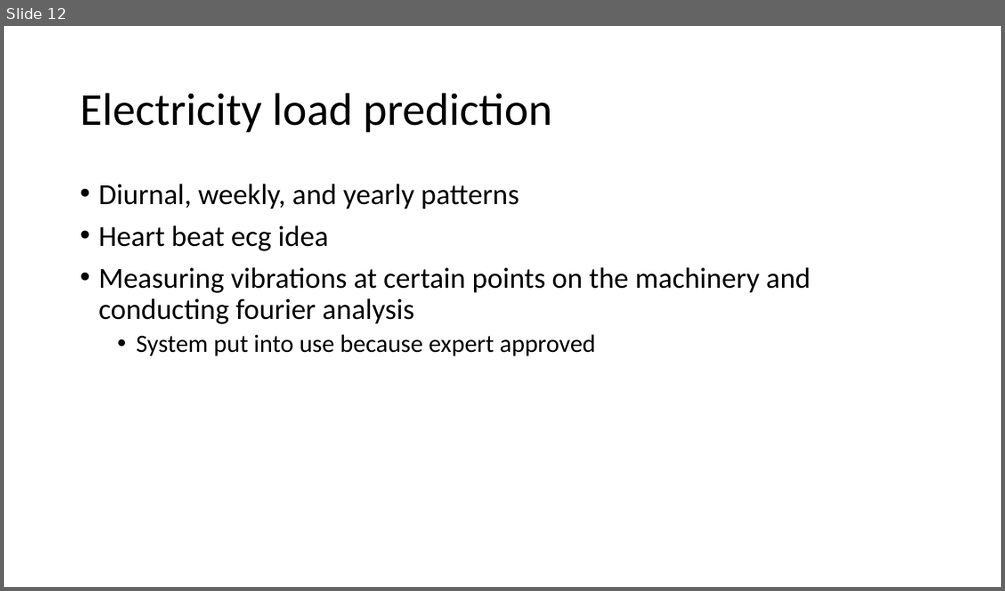
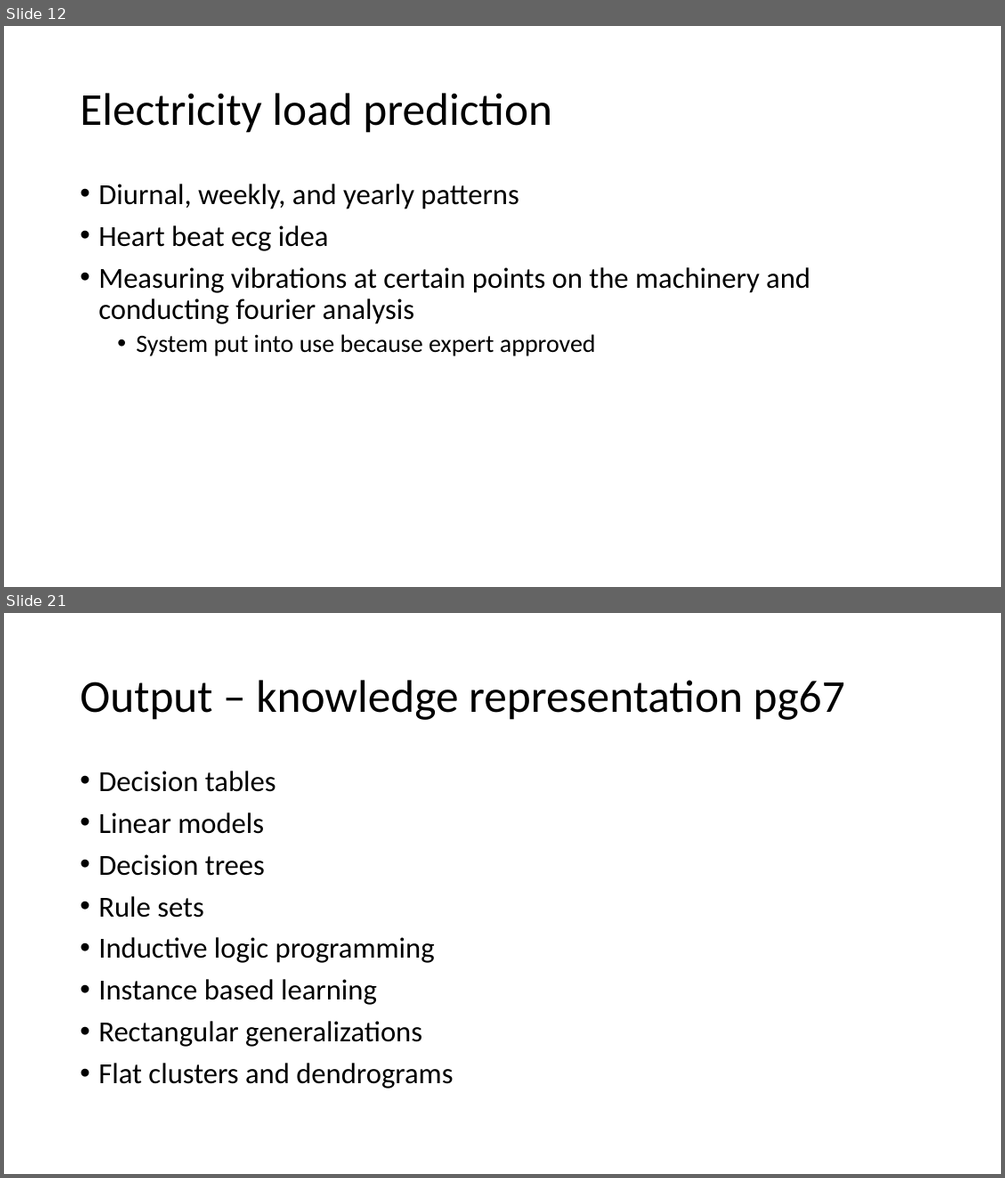
Before and after one commit to russellu/cs405, a slide deck: Lecture_intro.pptx. Shown one above the other, each under a label of ours: slide 12 before the commit, slides 12 and 21 after it; the slides between them are not shown. The pictures are 1005x591 and 1005x1178 pixels, drawn with LibreOffice and Linux fonts; fonts in the diff are those of the drawing. Boxes give left, top, right and bottom in pixels: in the first picture for what was removed or moved away, otherwise in the second. Text is boxed around its words. In the diff, an @@ line names an element or a change of style, - is before the commit and + after.

```diff
--- a/Lecture_intro.pptx
+++ b/Lecture_intro.pptx
@@ slide 21 added at (4, 613, 1001, 1174), background #FFFFFF @@
@@ title added at (80, 680, 845, 720), 44 pt, text #000000 @@
+Output – knowledge representation pg67
@@ text added at (98, 771, 453, 1088), 28 pt, text #000000 @@
+• Decision tables
+• Linear models
+• Decision trees
+• Rule sets
+• Inductive logic programming
+• Instance based learning
+• Rectangular generalizations
+• Flat clusters and dendrograms
```
Also in this commit, not shown: 16 other slides added, 3 other files.
